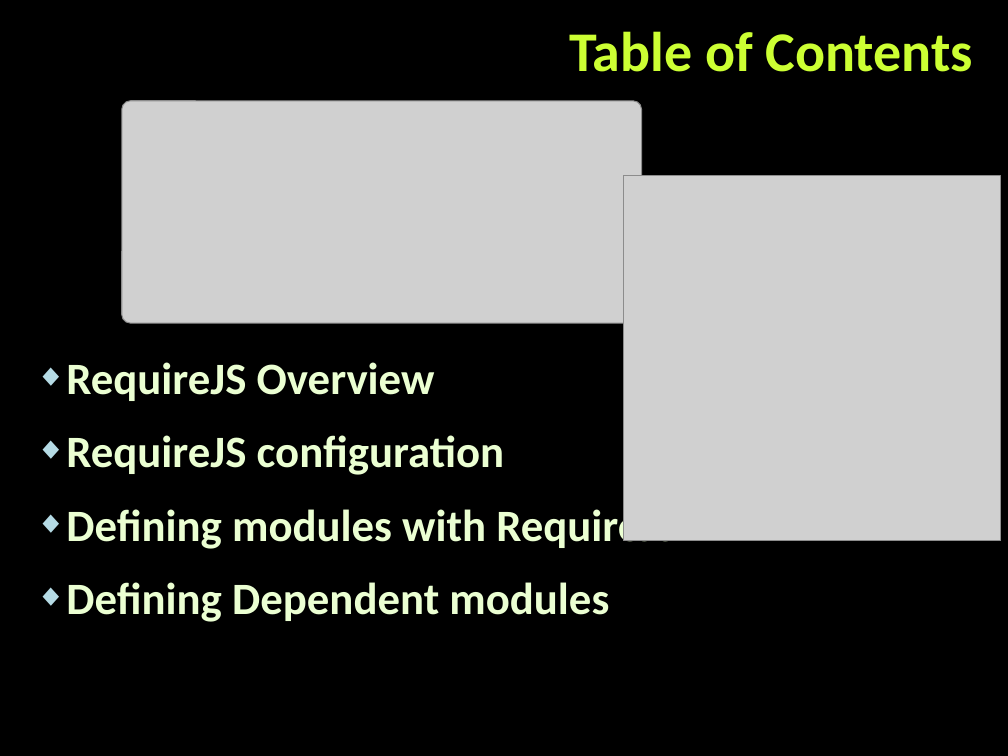
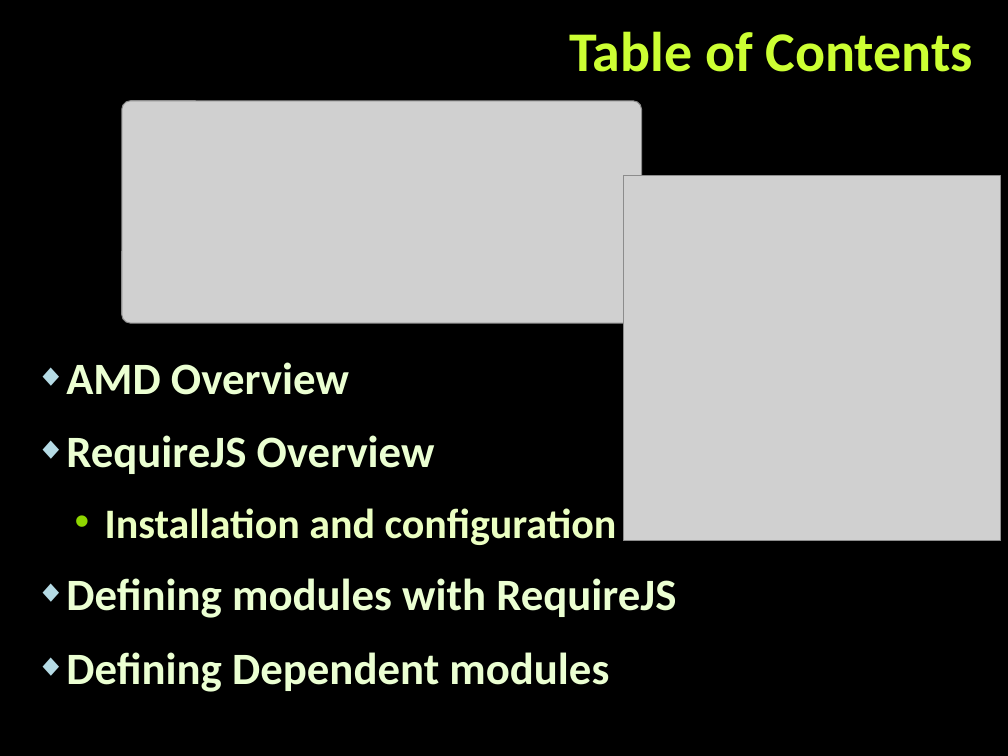
Before and after one commit to martin-nikolov/Telerik-Academy, a slide deck: slide 2 of Web Design & Development/5. JavaScript OOP/07. RequireJS/AMD-and-RequireJS.pptx. Drawn at 1008x756 pixels with LibreOffice and Linux fonts; fonts in the diff are those of the drawing; grey boxes stand for pictures; background and template pictures are left out. Boxes give left, top, right and bottom in pixels: in the first picture for what was removed or moved away, otherwise in the second. Text is boxed around its words. In the diff, an @@ line names an element or a change of style, - is before the commit and + after.

```diff
--- a/Web Design & Development/5. JavaScript OOP/07. RequireJS/AMD-and-RequireJS.pptx
+++ b/Web Design & Development/5. JavaScript OOP/07. RequireJS/AMD-and-RequireJS.pptx
@@ text at box(66, 362, 349, 395): paragraph added @@
+◆ AMD Overview
@@ text at box(105, 508, 617, 545): text changed; size 32 to 30 pt; text colour #EBFFD2 to #EBFFC2 @@
-◆ RequireJS configuration
+  • Installation and configuration
```
Also in this commit, not shown: 8 other slides changed, 5 slides added, 3 slides removed, 19 other files.
